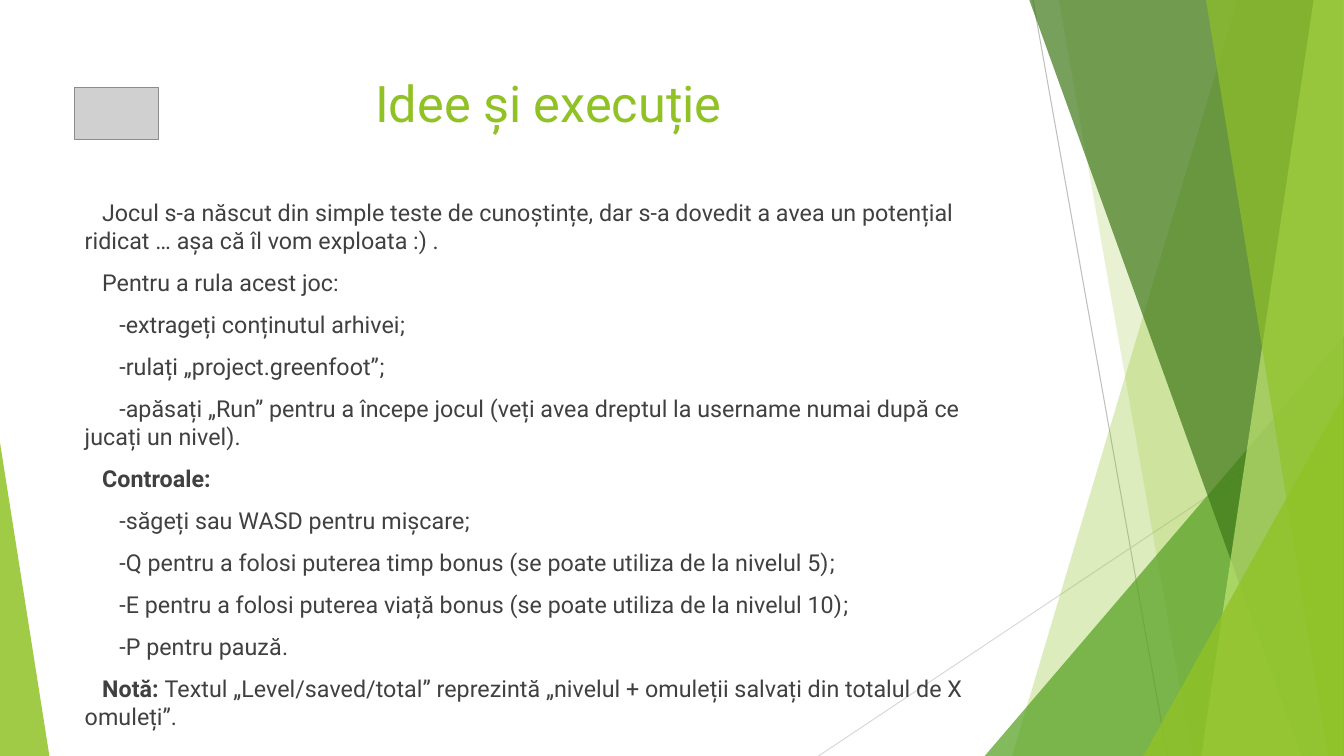
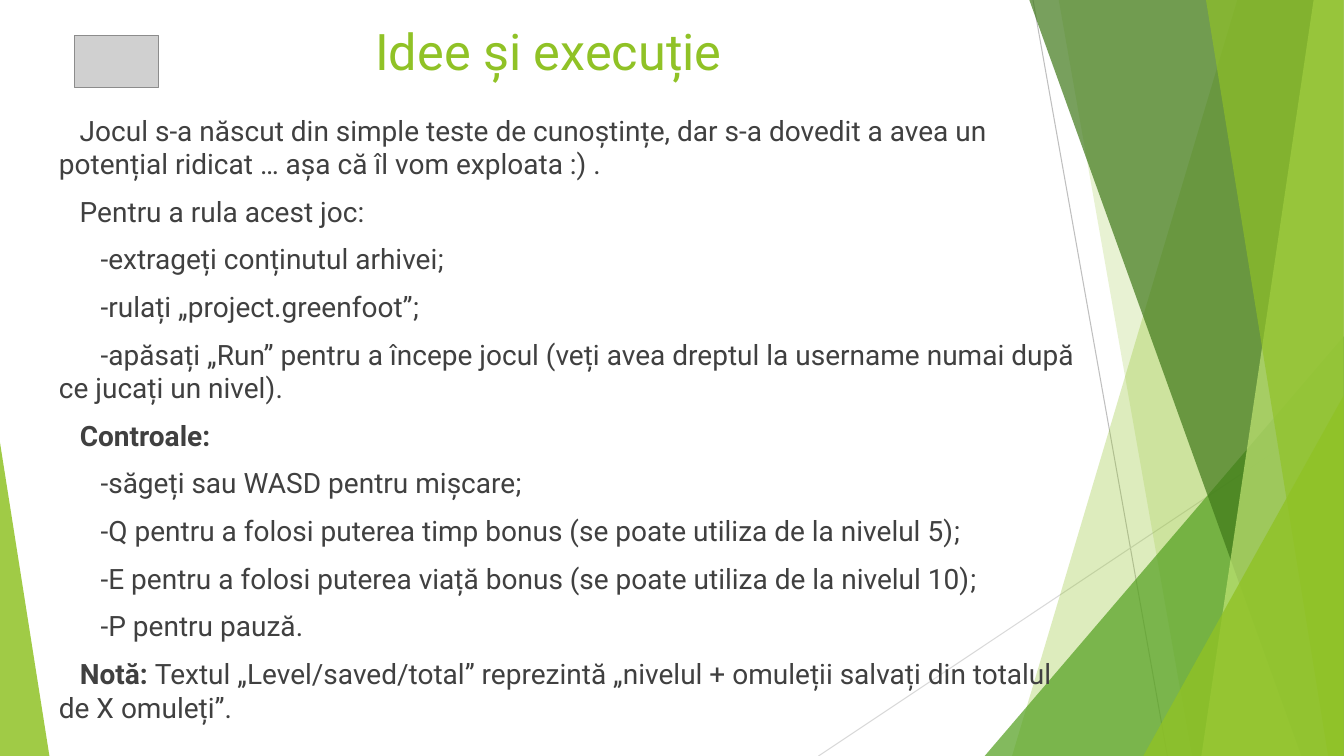
Before and after one commit to minealex2244/Fasty, a slide deck: slide 5 of Fasty.pptx. Drawn at 1344x756 pixels with LibreOffice and Linux fonts; fonts in the diff are those of the drawing; grey boxes stand for pictures. Boxes give left, top, right and bottom in pixels: in the first picture for what was removed or moved away, otherwise in the second. Text is boxed around its words. In the diff, an @@ line names an element or a change of style, - is before the commit and + after.

```diff
--- a/Fasty.pptx
+++ b/Fasty.pptx
@@ title "Idee și execuție": place and size @@
-title "Idee și execuție" at <box>375,84,721,134</box>
+title "Idee și execuție" at <box>375,32,721,81</box>
@@ picture: place and size @@
-picture at <box>75,88,158,140</box>
+picture at <box>75,35,158,88</box>
@@ text "Jocul s-a născut din simple ...": place and size @@
-text "Jocul s-a născut din simple ..." at <box>85,203,962,731</box>
+text "Jocul s-a născut din simple ..." at <box>59,120,1073,725</box>
@@ text "Jocul s-a născut din simple ..." at <box>59,120,1073,725</box>: size 16.6 to 20 pt @@
```
Also in this commit, not shown: 7 other slides changed.
